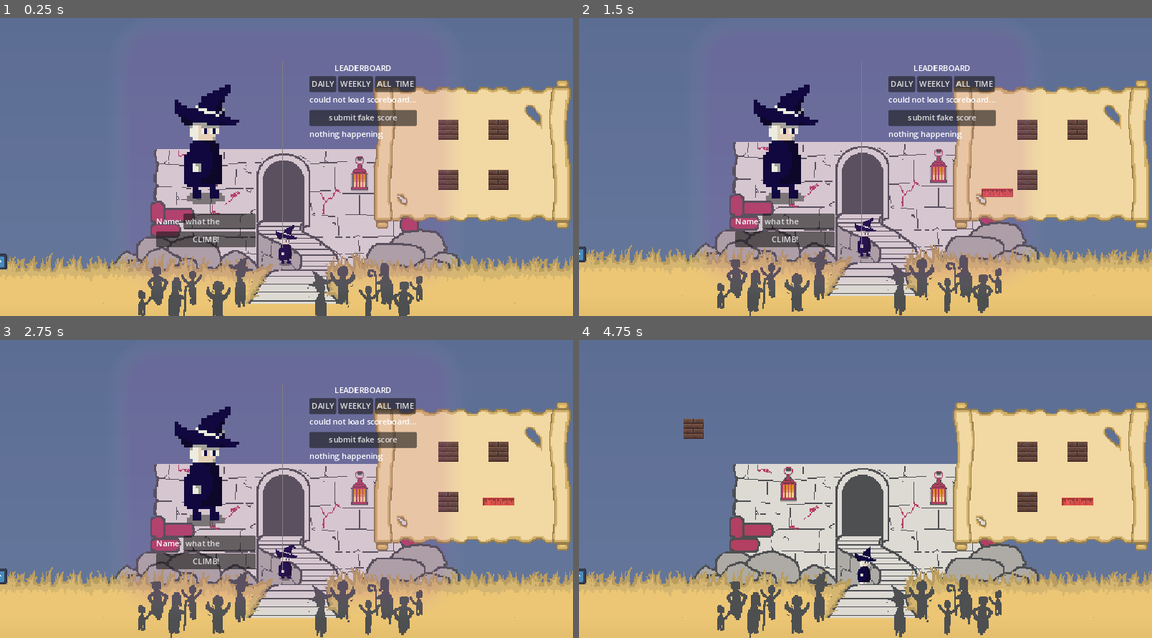
Above: before the commit, frames 1-4 (two rows, left to right).
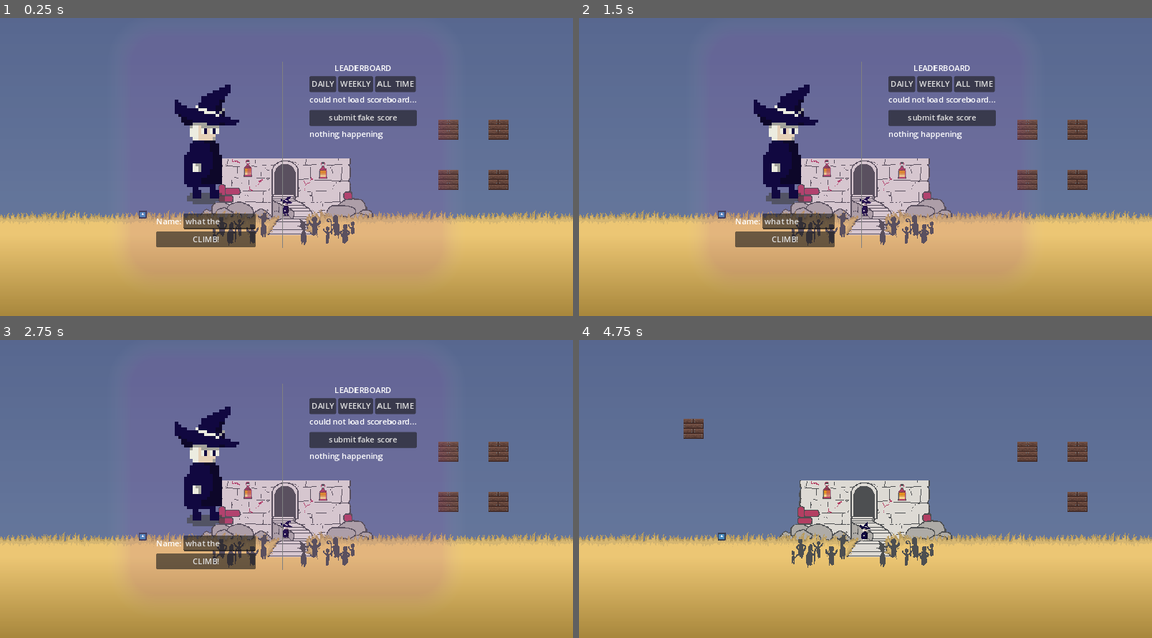
Above: after the commit, the same moments.

Repository: dicemaster5/Summon2Scale
Game: Godot game, scene res://scenes/main.tscn
Same seed, same stepped clock (60 frames per second), same inputs: the game is played once before the commit and once after it. The engine's default icon, where the game draws it, is replaced by a stand-in: a white triangle on a blue panel in a dark square.
Inputs (mouse positions are in pixels of both pictures, inside the frame that each line leads up to):
- Up to frame 1 (0.25 s): no input
- Up to frame 2 (1.5 s): drag from (1077, 178) to (922, 83) at 0.52 s; drag from (1077, 178) to (836, 220) at 1.27 s
- Up to frame 3 (2.75 s): move the mouse to (446, 500) at 2.02 s; hold A (move_left) from 2.03 s (still down); hold Shift (run) from 2.03 s (still down); click (446, 500) at 2.3 s
- Up to frame 4 (4.75 s): release A (move_left) at 2.75 s; release Shift (run) at 2.75 s; click "CLIMB!" at 2.75 s; click "START NOW" at 3.5 s; drag from (1025, 500) to (693, 429) at 4.27 s

The runs differ from the first frame. In frame 1, 49% of the frame differs, in the area x 0-100%, y 20-100%; in frame 2, 50%; in frame 3, 50%; in frame 4, 52%.

Commit message:
update block dragging

Diff:
--- a/scenes/block_container_area.gd
+++ b/scenes/block_container_area.gd
@@ -1,4 +1,4 @@
-extends Area2D
+extends Node2D
 
 @export var blocks: Array[PackedScene]
 @export var positions: Array[Node2D]
--- a/scenes/buildscreen.tscn
+++ b/scenes/buildscreen.tscn
@@ -68,6 +68,5 @@
 scale = Vector2(2.33056, 2.05785)
 texture = ExtResource("7_x7n52")
 
-[connection signal="body_exited" from="BlockContainerArea" to="BlockContainerArea" method="_on_body_exited"]
 [connection signal="body_entered" from="Cursor/CursorArea" to="Cursor" method="_on_cursor_area_body_entered"]
 [connection signal="body_exited" from="Cursor/CursorArea" to="Cursor" method="_on_cursor_area_body_exited"]
--- a/scenes/main.tscn
+++ b/scenes/main.tscn
@@ -30,9 +30,6 @@
 [sub_resource type="CircleShape2D" id="CircleShape2D_c7x32"]
 radius = 52.0865
 
-[sub_resource type="RectangleShape2D" id="RectangleShape2D_71foy"]
-size = Vector2(396, 299)
-
 [sub_resource type="WorldBoundaryShape2D" id="WorldBoundaryShape2D_1ew2j"]
 
 [sub_resource type="CanvasItemMaterial" id="CanvasItemMaterial_p1rrr"]
@@ -65,23 +62,34 @@
 position = Vector2(0, 71)
 texture = ExtResource("1_s1gq3")
 
-[node name="Camera2D" type="Camera2D" parent="." node_paths=PackedStringArray("follow_target")]
+[node name="Scale Camera" type="Camera2D" parent="." node_paths=PackedStringArray("follow_target")]
+enabled = false
 zoom = Vector2(2, 2)
 position_smoothing_enabled = true
 rotation_smoothing_enabled = true
 script = ExtResource("1_k2bgo")
 follow_target = NodePath("../Player")
 
+[node name="Build Camera" type="Camera2D" parent="."]
+
 [node name="UserInterfaceManager" type="CanvasLayer" parent="."]
 
 [node name="Main Menu" parent="UserInterfaceManager" node_paths=PackedStringArray("menu_tutorial") instance=ExtResource("2_3djux")]
 z_index = 1
+size_flags_horizontal = 4
 menu_tutorial = NodePath("../tutorial menu")
 
 [node name="tutorial menu" parent="UserInterfaceManager" instance=ExtResource("3_rtmu4")]
 visible = false
+anchors_preset = 8
+anchor_left = 0.5
+anchor_top = 0.5
+anchor_right = 0.5
+anchor_bottom = 0.5
+size_flags_horizontal = 4
 
 [node name="TextureRect" type="TextureRect" parent="UserInterfaceManager"]
+visible = false
 anchors_preset = 6
 anchor_left = 1.0
 anchor_top = 0.5
@@ -113,7 +121,7 @@
 [node name="CollisionShape2D" type="CollisionShape2D" parent="UserInterfaceManager/Buildscreen/Cursor/CursorArea"]
 shape = SubResource("CircleShape2D_c7x32")
 
-[node name="BlockContainerArea" type="Area2D" parent="UserInterfaceManager/Buildscreen" node_paths=PackedStringArray("positions")]
+[node name="BlockContainerArea" type="Node2D" parent="UserInterfaceManager/Buildscreen" node_paths=PackedStringArray("positions")]
 top_level = true
 z_index = 20
 position = Vector2(952, 324)
@@ -121,8 +129,12 @@
 blocks = Array[PackedScene]([ExtResource("6_mpqpl"), ExtResource("7_jajmu")])
 positions = [NodePath("Position 1"), NodePath("Position 2"), NodePath("Position 3"), NodePath("Position 4")]
 
-[node name="CollisionShape2D" type="CollisionShape2D" parent="UserInterfaceManager/Buildscreen/BlockContainerArea"]
-shape = SubResource("RectangleShape2D_71foy")
+[node name="Sprite2D" type="Sprite2D" parent="UserInterfaceManager/Buildscreen/BlockContainerArea"]
+visible = false
+z_index = -5
+position = Vector2(38, -3)
+scale = Vector2(2.40625, 2.40625)
+texture = ExtResource("10_gl0ha")
 
 [node name="Position 1" type="Node2D" parent="UserInterfaceManager/Buildscreen/BlockContainerArea"]
 position = Vector2(-50, -50)
@@ -206,5 +218,4 @@
 
 [connection signal="body_entered" from="UserInterfaceManager/Buildscreen/Cursor/CursorArea" to="UserInterfaceManager/Buildscreen/Cursor" method="_on_cursor_area_body_entered"]
 [connection signal="body_exited" from="UserInterfaceManager/Buildscreen/Cursor/CursorArea" to="UserInterfaceManager/Buildscreen/Cursor" method="_on_cursor_area_body_exited"]
-[connection signal="body_exited" from="UserInterfaceManager/Buildscreen/BlockContainerArea" to="UserInterfaceManager/Buildscreen/BlockContainerArea" method="_on_body_exited"]
 [connection signal="body_entered" from="WinArea" to="WinArea" method="_on_body_entered"]
--- a/systems/cursor.gd
+++ b/systems/cursor.gd
@@ -1,6 +1,6 @@
 extends Node2D
 
-@export var block_container_area: Area2D
+@export var block_container_area: Node2D
 var held_block: DraggableBlock
 var hover_block: DraggableBlock
 @export var placed_block_container: Node2D
@@ -18,8 +18,6 @@
 	if event is InputEventMouseButton and event.is_action("left_click"):
 		if Globals.mouse_in_tower_area and held_block and !event.pressed:
 			held_block.drop()
-			held_block.reparent(placed_block_container)
-
 			held_block = null
 
 func on_clicked_block(body: DraggableBlock) -> void:
@@ -29,6 +27,7 @@
 	if body.movable:
 		held_block = body
 		held_block.pick_up()
+		held_block.reparent(placed_block_container)
 
 		await get_tree().create_timer(0.5).timeout
 		block_container_area.spawn_shape_in_position(body.initial_position)
--- a/systems/draggable_block.gd
+++ b/systems/draggable_block.gd
@@ -2,7 +2,6 @@
 
 var held := false
 var movable := true
-var mouseHover := false
 var initial_position: int
 
 # Called when the node enters the scene tree for the first time.
@@ -10,7 +9,7 @@
 	pass # Replace with function body.
 
 # Called every frame. 'delta' is the elapsed time since the previous frame.
-func _process(delta: float) -> void:
+func _process(_delta: float) -> void:
 	if held:
 		global_position = get_global_mouse_position()
 
@@ -25,9 +24,3 @@
 func drop():
 	held = false
 	movable = false
-
-func _mouse_enter() -> void:
-	mouseHover = true
-
-func _mouse_exit() -> void:
-	mouseHover = false
Not shown: 1 places in scenes/main.tscn that only renumber resources
Not shown: 1 places in scenes/mainmenu.tscn that only renumber resources
